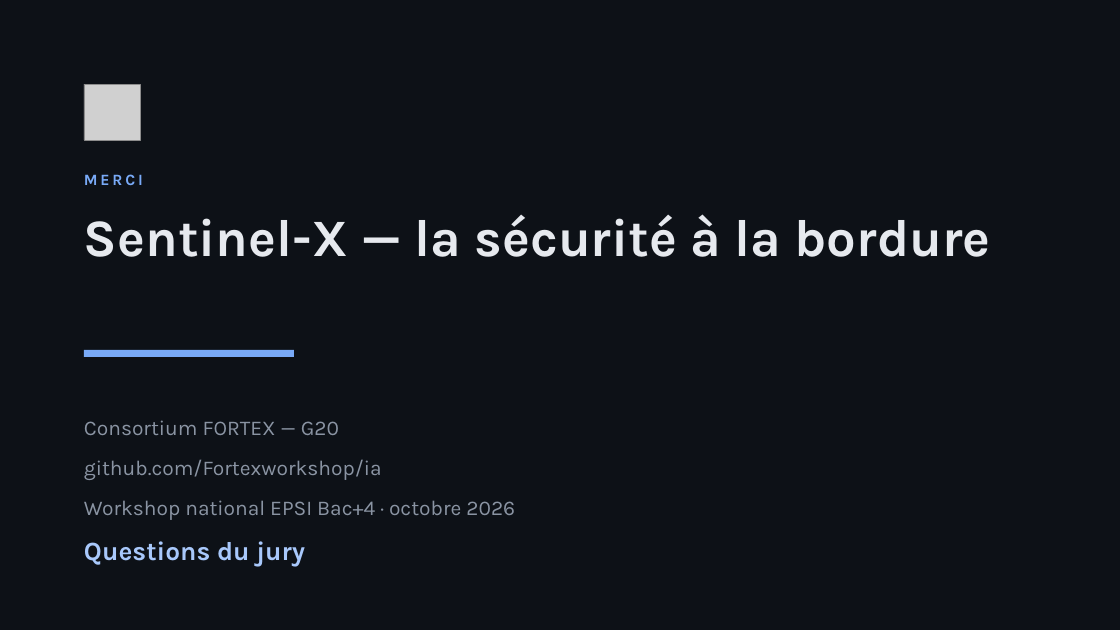
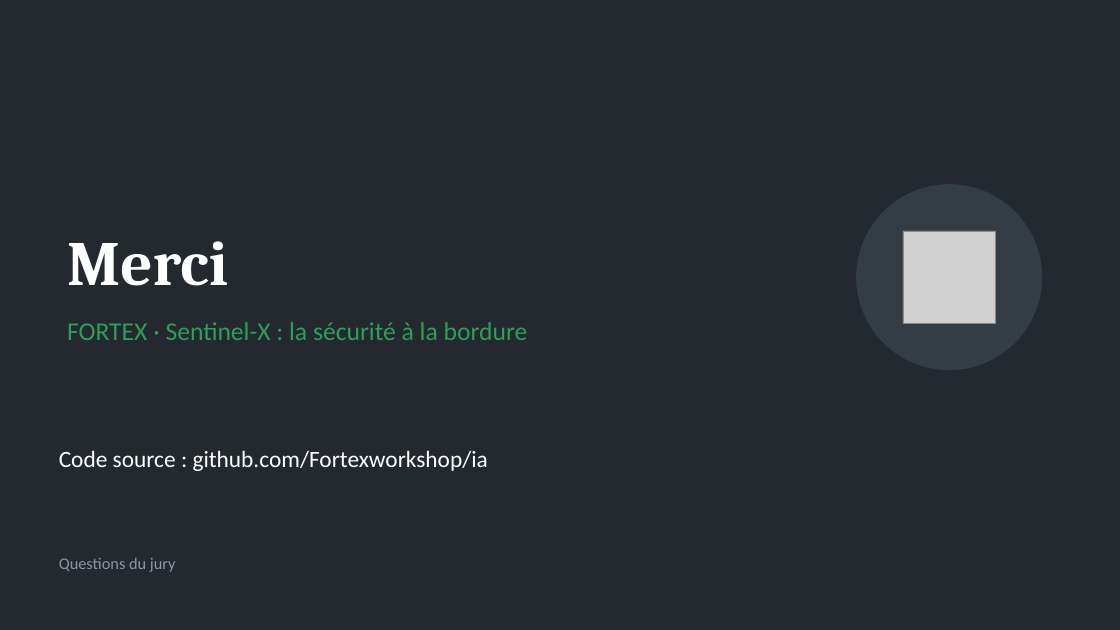
Before and after one commit to Fortexworkshop/ia, a slide deck: slide 14 of rendus/Workshop2026-M1-G20-Pres.pptx (slide 13 before the commit). Drawn at 1120x630 pixels with LibreOffice and Linux fonts; fonts in the diff are those of the drawing; grey boxes stand for pictures. Boxes give left, top, right and bottom in pixels: in the first picture for what was removed or moved away, otherwise in the second. Text is boxed around its words. In the diff, an @@ line names an element or a change of style, - is before the commit and + after.

```diff
--- a/rendus/Workshop2026-M1-G20-Pres.pptx
+++ b/rendus/Workshop2026-M1-G20-Pres.pptx
@@ background #0D1117 to #23292E @@
@@ picture removed at <box>84,84,140,140</box> @@
@@ title "Merci" at <box>67,241,228,286</box>: vertical alignment top to bottom @@
@@ ellipse added at <box>857,185,1042,370</box>, fill #353D44, outline #353D44 1 pt @@
@@ picture added at <box>903,231,996,323</box> @@
@@ title at <box>67,241,228,286</box>: text changed; size 13.5 to 54 pt; font Karla to Cambria; text colour #79AAF7 to #FFFFFF @@
-MERCI
+Merci
@@ text at <box>67,322,528,340</box>: text changed; size 45 to 22 pt; font Karla to Calibri; text colour #E6E9EE to #2E9E5B; bold off @@
-Sentinel-X — la sécurité à la bordure
+FORTEX · Sentinel-X : la sécurité à la bordure
@@ rectangle removed at <box>84,350,294,357</box> @@
@@ text removed at <box>84,420,515,520</box> @@
-Consortium FORTEX — G20
-github.com/Fortexworkshop/ia
-Workshop national EPSI Bac+4 · octobre 2026
@@ text added at <box>59,450,488,471</box>, 20 pt, text #FFFFFF @@
+Code source : github.com/Fortexworkshop/ia
@@ text "Questions du jury": place and size @@
-text "Questions du jury" at <box>84,541,305,567</box>
+text "Questions du jury" at <box>59,558,176,572</box>
@@ text "Questions du jury" at <box>59,558,176,572</box>: size 22.5 to 14 pt, font Karla to Calibri, text colour #A8C8FB to #8C969D, bold off; line spacing 1.3 to 1; vertical alignment top to middle @@
```
Also in this commit, not shown: 4 other slides changed, 9 slides added, 9 slides removed, 8 other files.
